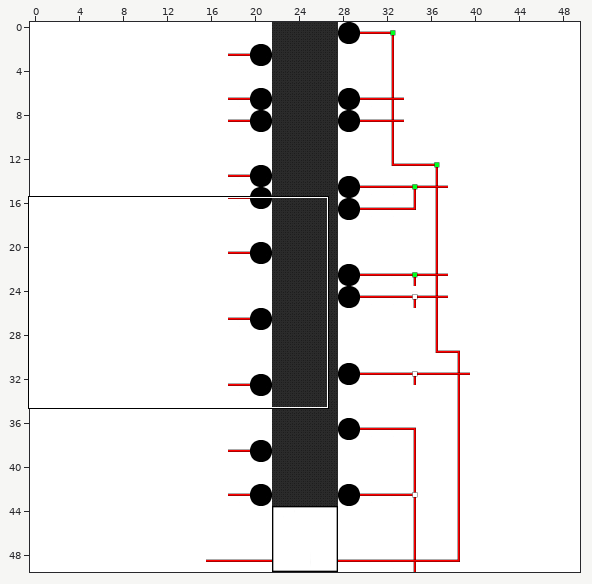
Level history. Tiled map: PowerTower/www/asset/tiled_sprites/Map_01.tmx. The first picture is a wide view before the edit; the outline marks the close-up.
Close-up. First the earlier version:
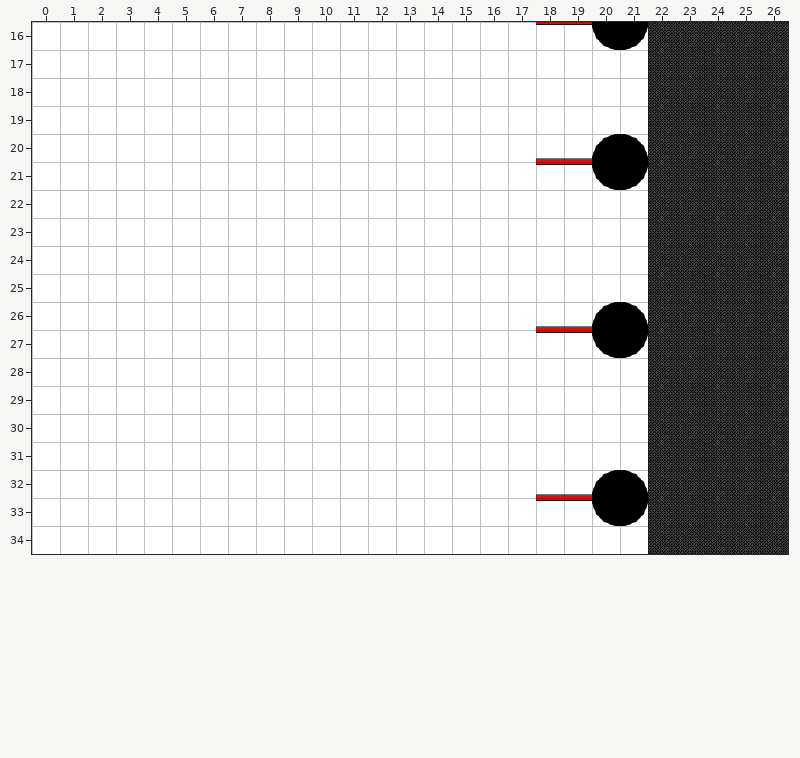
Cells are 32x32 px. Shown: x 0..26, y 16..34. The commit also changed other parts of the map, which this record leaves out.
The result:
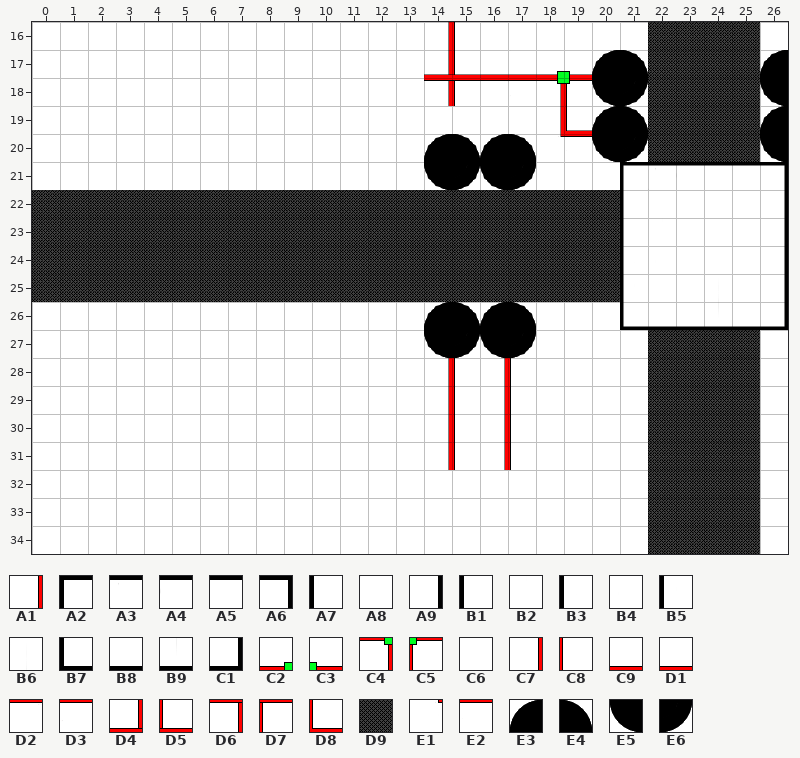
Key: from "Big_TileSet": A1 42; from "Power Plant": A2 0, A3 1, A4 2, A5 3, A6 5, A7 6, A8 7, A9 11, B1 12, B2 13, B3 18, B4 19, B5 24, B6 27, B7 30, B8 31, B9 33, C1 35; from "Tileset_Breakers": C2 36, C3 37, C4 50, C5 51; from "Tileset_Demo": C6 0, C7 2, C8 3, C9 4, D1 5, D2 10, D3 11, D4 14, D5 15, D6 20, D7 21, D8 27, D9 28, E1 32, E2 33; from "Tower": E3 0, E4 1, E5 2, E6 3.
__ is an empty cell.
The edit:
Layer "Tile Layer 1":
Tile C6 becomes tile A1 in row 19 at x 18.
Tile E6 becomes tile A2 in row 21 at x 21.
Tile D9 becomes tile A3 in row 21 at x 22.
Tile D9 becomes tile A4 in row 21 at x 23.
Tile D9 becomes tile A5 in row 21 at x 24 to 25.
Tile D9 becomes tile A6 in row 21 at x 26.
Tile C6 becomes tile A7 in row 22 at x 21.
Tile D9 becomes tile A8 in row 22 at x 22.
Tile D9 becomes tile A9 in rows 22 to 25 at x 26.
Tile C6 becomes tile B1 in row 23 at x 21.
Tile D9 becomes tile B2 in row 23 at x 22.
Tile C6 becomes tile B3 in row 24 at x 21.
Tile D9 becomes tile B4 in row 24 at x 22.
Tile C6 becomes tile B5 in row 25 at x 21.
Tile D9 becomes tile B6 in row 25 at x 24.
Tile E4 becomes tile B7 in row 26 at x 21.
Tile D9 becomes tile B8 in row 26 at x 22 to 23 and 25.
Tile D9 becomes tile B9 in row 26 at x 24.
Tile D9 becomes tile C1 in row 26 at x 26.
Tile C6 becomes tile C2 in row 17 at x 18.
Tile C6 becomes tile C3 in row 17 at x 19.
Tile C6 becomes tile C4 in row 18 at x 18.
Tile C6 becomes tile C5 in row 18 at x 19.
Tile C9 becomes tile C6 in row 26 at x 18; in row 32 at x 18.
Tile D1 becomes tile C6 in row 26 at x 19; in row 32 at x 19.
Tile D2 becomes tile C6 in row 16 at x 18; in row 21 at x 18; in row 27 at x 18; in row 33 at x 18.
Tile D3 becomes tile C6 in row 16 at x 19; in row 21 at x 19; in row 27 at x 19; in row 33 at x 19.
Tile D9 becomes tile C6 in row 16 at x 26; in rows 22 to 24 at x 23 to 25; in row 25 at x 22 to 23 and 25; in rows 27 to 34 at x 26.
Tile E3 becomes tile C6 in row 26 at x 20; in row 32 at x 20.
Tile E4 becomes tile C6 in row 32 at x 21.
Tile E5 becomes tile C6 in row 16 at x 20; in row 21 at x 20; in row 27 at x 20; in row 33 at x 20.
Tile E6 becomes tile C6 in row 16 at x 21; in row 27 at x 21; in row 33 at x 21.
Tile C6 becomes tile C7 in row 16 at x 14; in rows 28 to 31 at x 14 and 16.
Tile C6 becomes tile C8 in row 16 at x 15; in rows 28 to 31 at x 15 and 17.
Tile C6 becomes tile C9 in row 17 at x 16.
Tile C6 becomes tile D1 in row 17 at x 17.
Tile C6 becomes tile D2 in row 18 at x 16.
Tile C6 becomes tile D3 in row 18 at x 17.
Tile C6 becomes tile D4 in row 17 at x 14.
Tile C6 becomes tile D5 in row 17 at x 15.
Tile C6 becomes tile D6 in row 18 at x 14.
Tile C6 becomes tile D7 in row 18 at x 15.
Tile C6 becomes tile D8 in row 19 at x 19.
Tile C6 becomes tile D9 in rows 22 to 25 at x 0 to 20.
Tile C9 becomes tile E1 in row 20 at x 18.
Tile D1 becomes tile E2 in row 20 at x 19.
Tile C6 becomes tile E3 in row 17 at x 20; in row 19 at x 20; in row 20 at x 14 and 16; in row 26 at x 14 and 16.
Tile D9 becomes tile E3 in row 17 at x 26; in row 19 at x 26.
Tile C6 becomes tile E4 in row 17 at x 21; in row 19 at x 21; in row 20 at x 15 and 17; in row 26 at x 15 and 17.
Tile C6 becomes tile E5 in row 18 at x 20; in row 21 at x 14 and 16; in row 27 at x 14 and 16.
Tile D9 becomes tile E5 in row 18 at x 26; in row 20 at x 26.
Tile E3 becomes tile E5 in row 20 at x 20.
Tile C6 becomes tile E6 in row 18 at x 21; in row 21 at x 15 and 17; in row 27 at x 15 and 17.
Tile E4 becomes tile E6 in row 20 at x 21.
Where, in picture pixels (left, top, right, bottom), the same in both close-ups:
changed: (32, 22, 788, 554)
